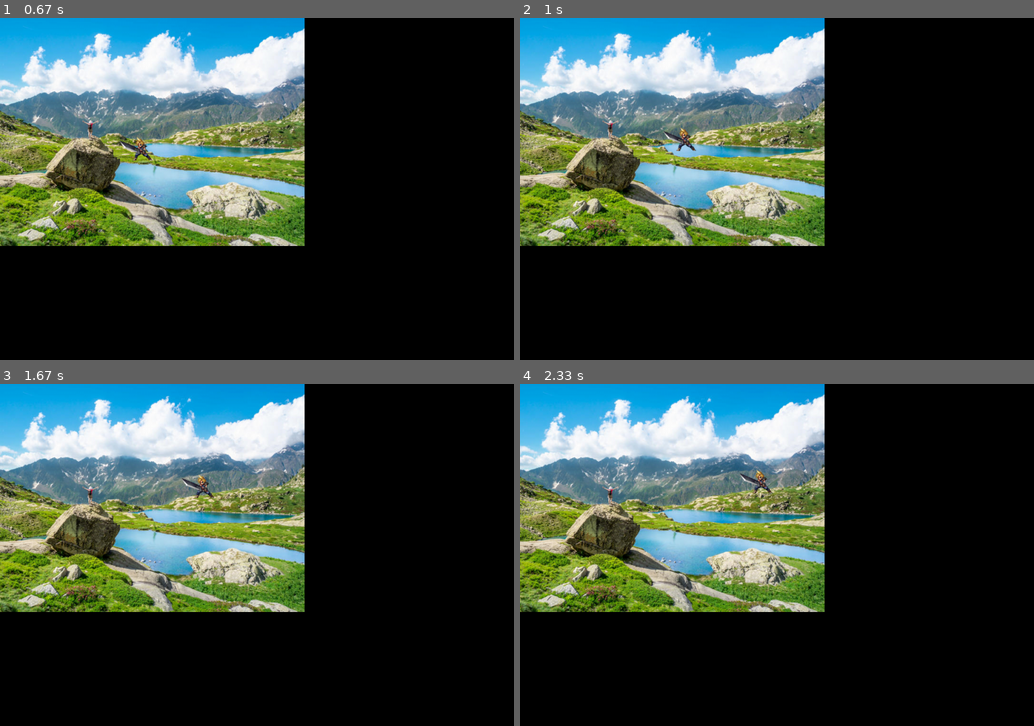
Above: before the commit, frames 1-4 (two rows, left to right).
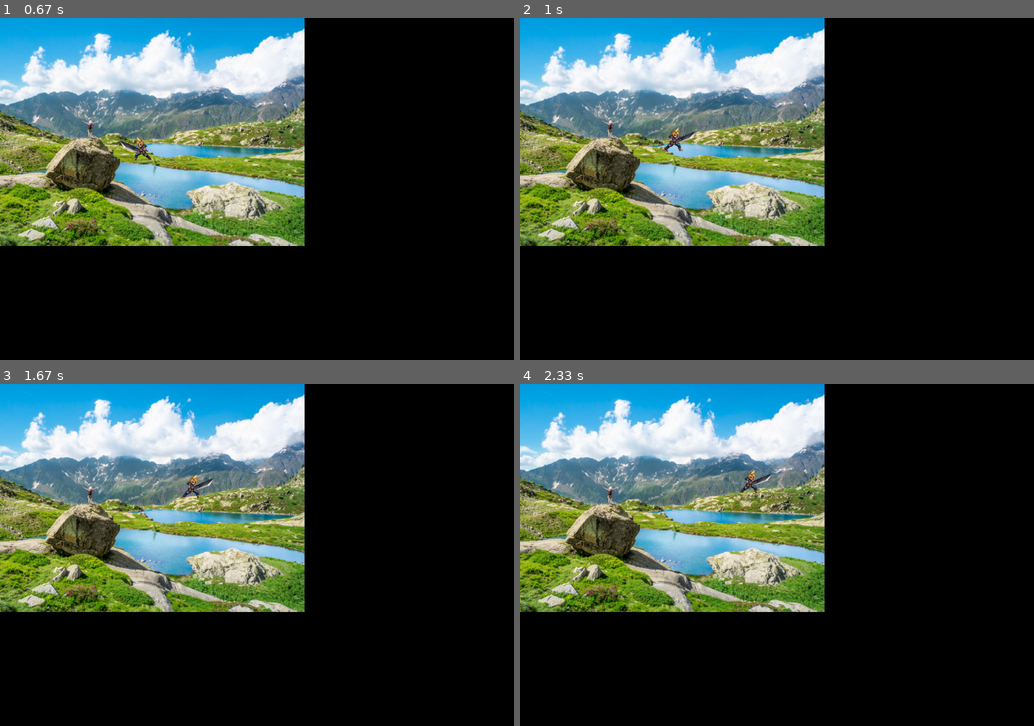
Above: after the commit, the same moments.

Repository: Gdubol/RPGPT-V2
Game: pygame game, started from jeu_jeu.py
The game is run twice, just before and just after one commit, with the same random seed, the same clock (stepped at 60 frames per second) and the same inputs.
Inputs:
- Up to frame 1 (0.67 s): hold Q from 0.33 s (still down); hold D from 0.33 s (still down)
- Up to frame 2 (1 s): release Q at 0.8 s; release D at 0.8 s; hold D from 0.83 s (still down); tap Z at 0.9 s
- Up to frame 3 (1.67 s): tap Z at 1.2, 1.4 s; release D at 1.3 s; hold D from 1.33 s (still down)
- Up to frame 4 (2.33 s): tap Z at 1.7, 1.9, 2.23 s; release D at 1.8 s; hold S 1.83-2.13 s; hold D from 2.17 s (still down)

Frame 1 is identical in both runs. In frame 2, 0.2% of the frame differs, in the area x 27-35%, y 32-39%; in frame 3, 0.2%; in frame 4, 0.2%.

Commit message:
Add files via upload

Diff:
--- a/jeu_jeu.py
+++ b/jeu_jeu.py
@@ -107,8 +107,10 @@
         self.speed = 10
 
         #bordel du perso et de son affichage
-        self.image = pygame.image.load('perso_test.png') #importer image perso
-        self.rect = self.image.get_rect() #récup sa position sous forme d'un carré qui prend ses dimensions
+        self.image_gauche = pygame.image.load('perso_test_gauche.png') #importer image perso
+        self.image_droite = pygame.image.load('perso_test_droite.png')
+        self.rect = self.image_gauche.get_rect() #récup sa position sous forme d'un carré qui prend ses dimensions
+        #self.rect = self.image_droite.get_rect()
         self.rect.x = 250 #positionnement du perso
         self.rect.y = 250
 
@@ -134,10 +136,12 @@
 game = Game() #initialisation du "game." pour la classe Game
 player = Player() #initialisation du "player." pour la classe Player
 
+perso_default = game.player.image_gauche
+
 running = True
 while running:  #boucle infinie
     screen.blit(background, (0,0)) #mettre le fond
-    screen.blit(game.player.image, game.player.rect) #appliquer l'image du joueur
+    screen.blit(perso_default, game.player.rect) #appliquer l'image du joueur
 
     #afficher les projectiles sur l'écran
     for projectile in game.player.all_projectiles:
@@ -170,8 +174,10 @@
             game.player.move_up()
         if pygame.key.get_pressed()[pygame.K_d] and game.player.rect.x + game.player.rect.width < background.get_width() :
             game.player.move_right()
+            perso_default = game.player.image_droite
         if pygame.key.get_pressed()[pygame.K_q] and game.player.rect.x > 0:
             game.player.move_left()
+            perso_default = game.player.image_gauche
         if pygame.key.get_pressed()[pygame.K_SPACE]: #touche projectiles
             game.player.lancement_projectile()
         if pygame.key.get_pressed()[pygame.K_ESCAPE]:
Binary file added: perso_test_droite.png
Binary file added: perso_test_gauche.png
